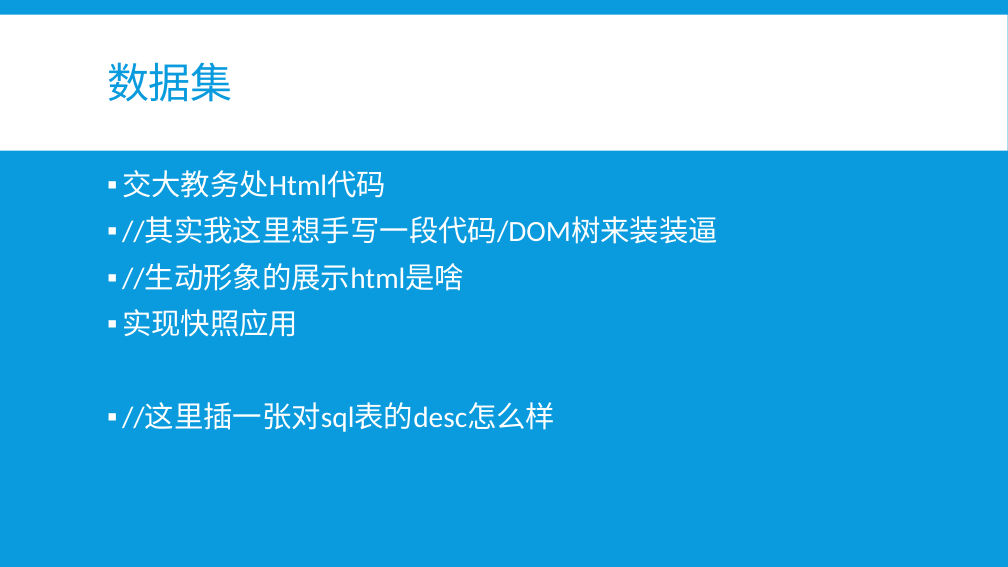
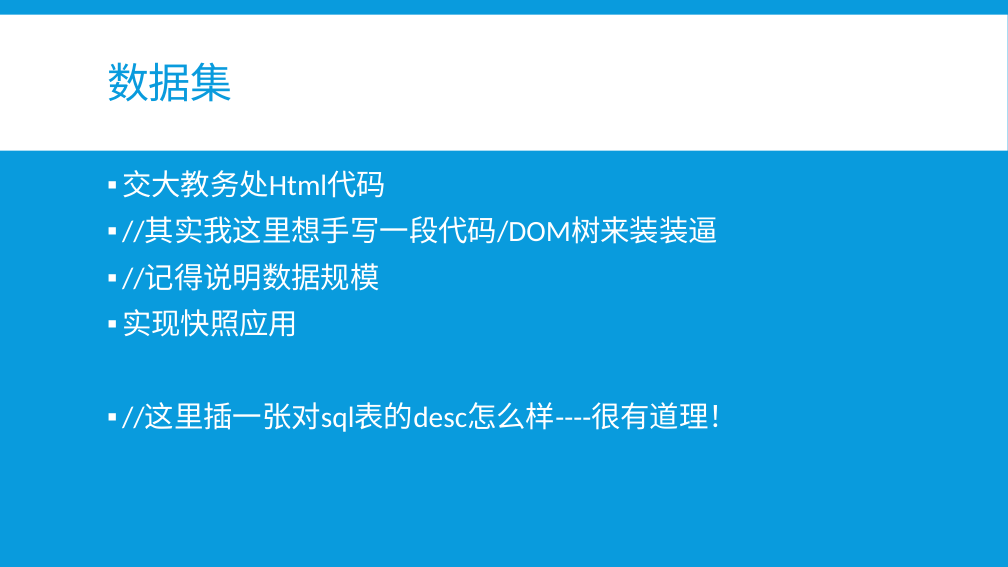
Before and after one commit to b4ubles/PCBNS, a slide deck: slide 22 of doc/NoSQL vs SQL.pptx (slide 19 before the commit). Drawn at 1008x567 pixels with LibreOffice and Linux fonts; fonts in the diff are those of the drawing. Boxes give left, top, right and bottom in pixels: in the first picture for what was removed or moved away, otherwise in the second. Text is boxed around its words. In the diff, an @@ line names an element or a change of style, - is before the commit and + after.

```diff
--- a/doc/NoSQL vs SQL.pptx
+++ b/doc/NoSQL vs SQL.pptx
@@ text at [122,263,380,291]: text changed @@
-▪ //生动形象的展示html是啥
+▪ //记得说明数据规模
@@ text at [122,403,738,432]: text changed @@
-▪ //这里插一张对sql表的desc怎么样
+▪ //这里插一张对sql表的desc怎么样----很有道理！
```
Also in this commit, not shown: 13 other slides changed, 6 slides added, 5 slides removed.
